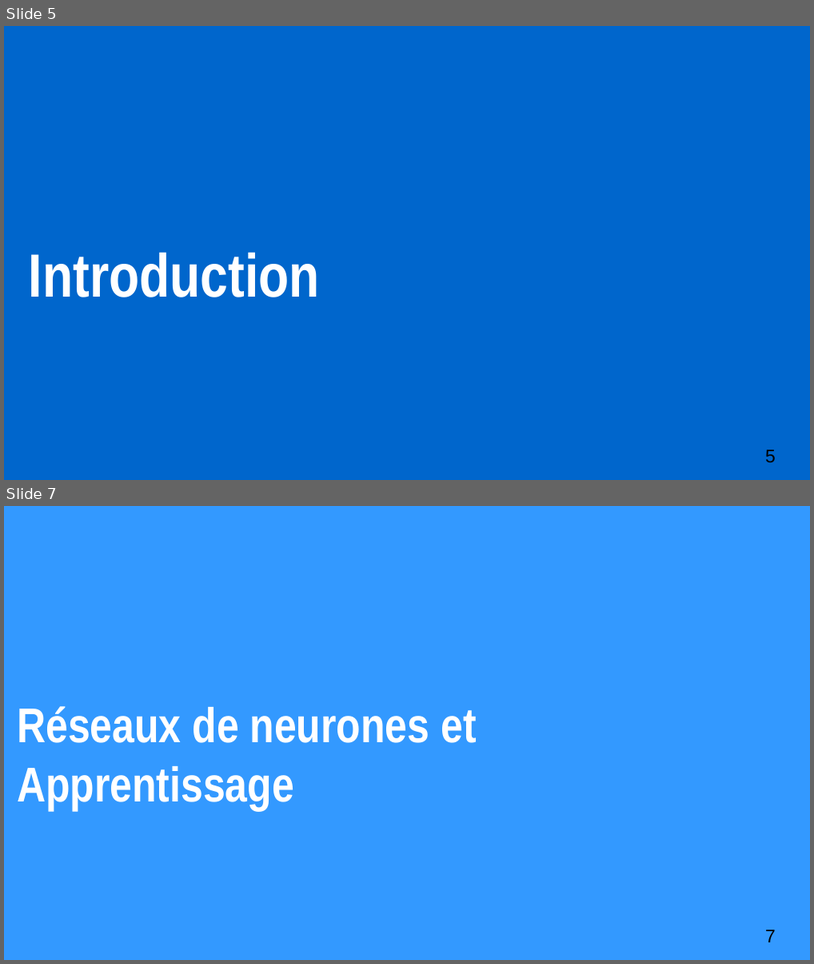
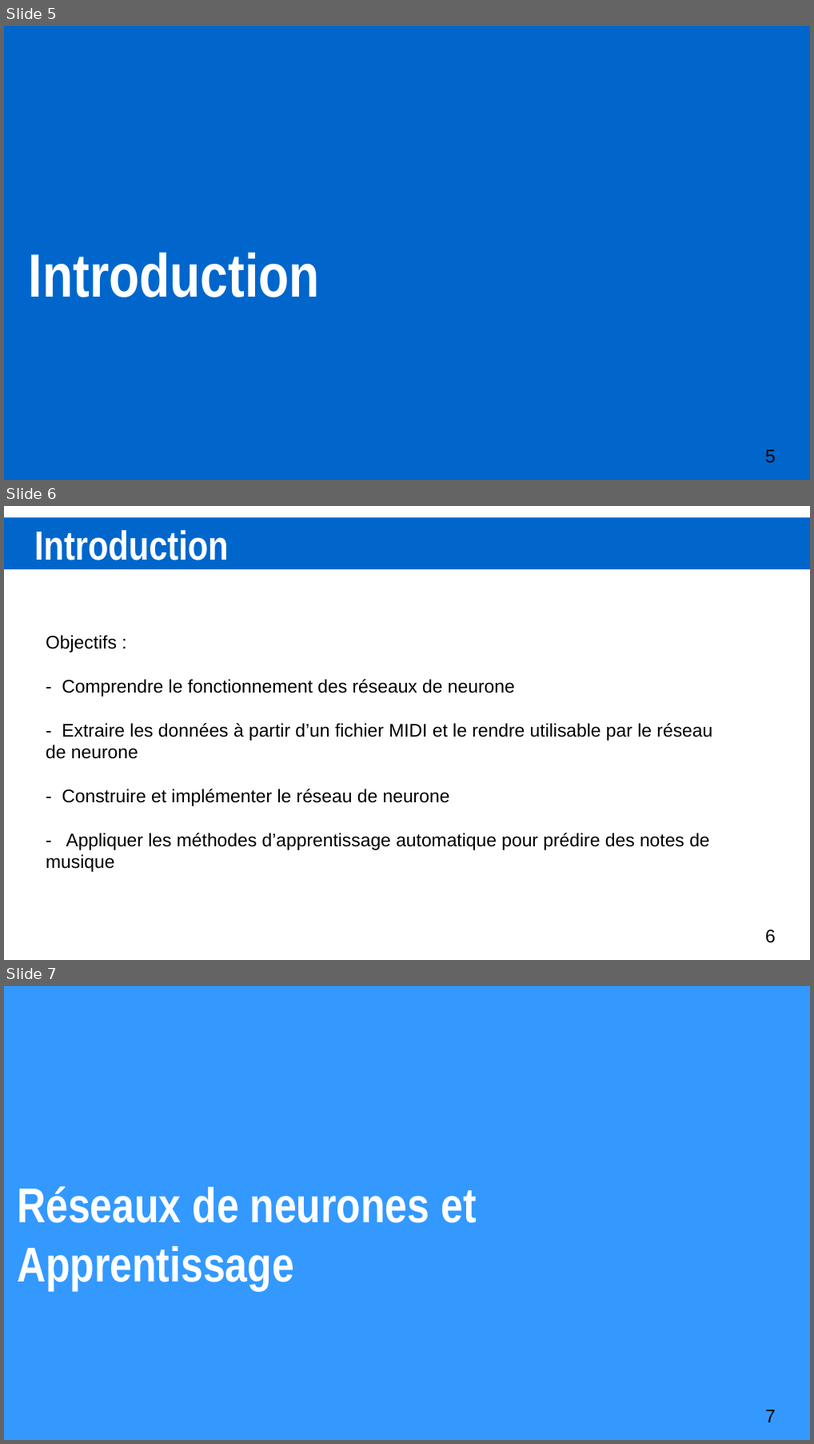
Before and after one commit to XgLsuLzRMy/Composition-Musicale-par-Reseau-de-Neurones, a slide deck: projet.odp. Shown one above the other, each under a label of ours: slides 5 and 7 before the commit, slides 5, 6 and 7 after it; the slides between them are not shown. The pictures are 814x964 and 814x1444 pixels, drawn with LibreOffice and Linux fonts; fonts in the diff are those of the drawing. Boxes give left, top, right and bottom in pixels: in the first picture for what was removed or moved away, otherwise in the second. Text is boxed around its words. In the diff, an @@ line names an element or a change of style, - is before the commit and + after.

```diff
--- a/projet.odp
+++ b/projet.odp
@@ slide 6 added at <box>4,506,810,960</box>, background #FFFFFF @@
@@ rectangle added at <box>4,518,810,570</box>, fill #0066CC @@
@@ title added at <box>34,530,228,560</box>, 40 pt, text #FFFFFF, bold @@
+Introduction
@@ text added at <box>46,635,713,872</box>, 18 pt, text #000000 @@
+Objectifs :
+- Comprendre le fonctionnement des réseaux de neurone
+- Extraire les données à partir d’un fichier MIDI et le rendre utilisable par le réseau de neurone
+- Construire et implémenter le réseau de neurone
+- Appliquer les méthodes d’apprentissage automatique pour prédire des notes de musique
@@ page number added at <box>766,929,776,943</box>, 18 pt, text #000000 @@
+6
```
Also in this commit, not shown: 9 slides changed, 2 slides removed.
